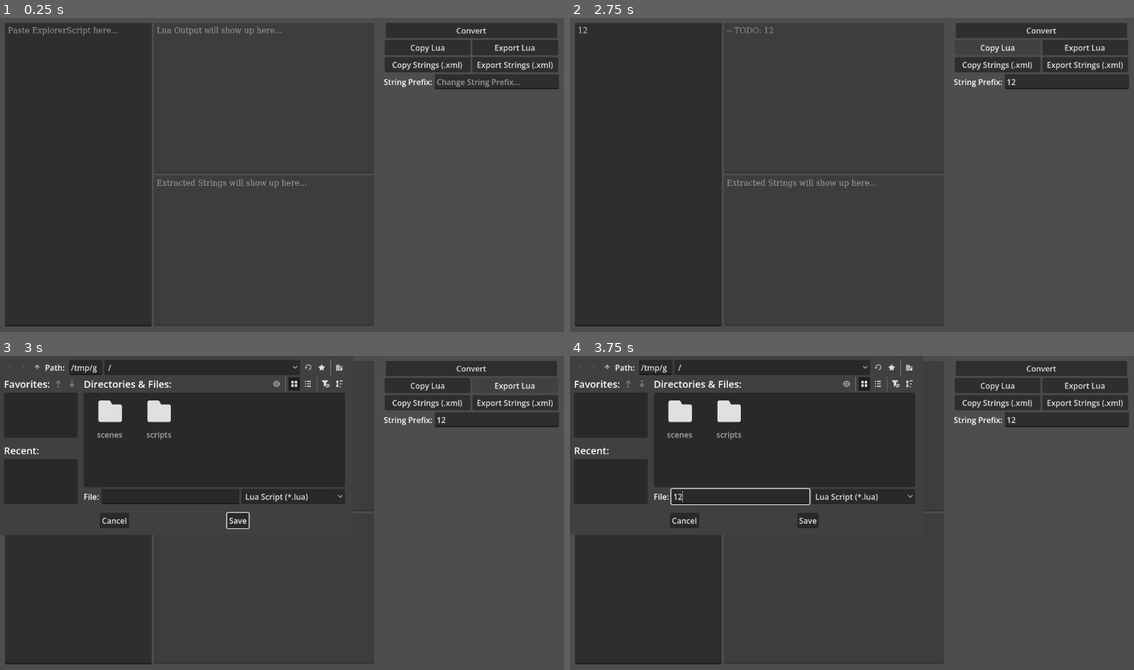
Above: before the commit, frames 1-4 (two rows, left to right).
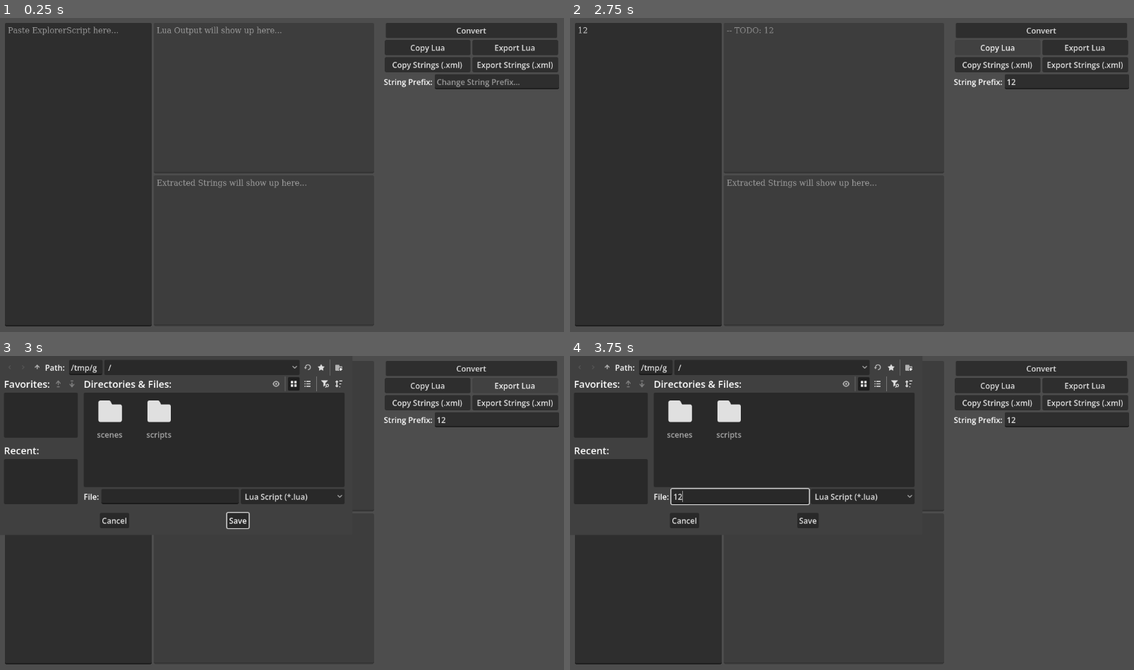
Above: after the commit, the same moments.

Repository: Minemaker0430/explorer-script-2-lua
Game: Godot game, scene res://scenes/main.tscn
Same seed, same stepped clock (60 frames per second), same inputs: the game is played once before the commit and once after it.
Inputs (mouse positions are in pixels of both pictures, inside the frame that each line leads up to):
- Up to frame 1 (0.25 s): no input
- Up to frame 2 (2.75 s): click (648, 175) at 0.52 s; type "12" at 0.6 s; click (1066, 80) at 0.75 s; type "12" at 0.83 s; click "Convert" at 1.25 s; click "Copy Lua" at 2 s
- Up to frame 3 (3 s): click "Export Lua" at 2.75 s
- Up to frame 4 (3.75 s): click (739, 497) at 3.52 s; type "12" at 3.6 s

Frames 1-2 are identical in both runs. In frame 3, 0.2% of the frame differs, in the area x 43-61%, y 1-47%; in frame 4, 0.2%, in the area x 42-61%, y 1-48%.

Commit message:
waitexecutelives is now commented instead of removed

Diff:
--- a/scripts/es2pmdo.gd
+++ b/scripts/es2pmdo.gd
@@ -3552,8 +3552,8 @@
 
 	return _indent() + "-- %s" % line
 
-func _convert_wait_execute_lives(_line: String) -> String:
-	return ""
+func _convert_wait_execute_lives(line: String) -> String:
+	return _indent() + "-- !! %s" % line
 
 func _convert_call_common(line: String) -> String:
 	var tokens = _tokenize_line(line)
